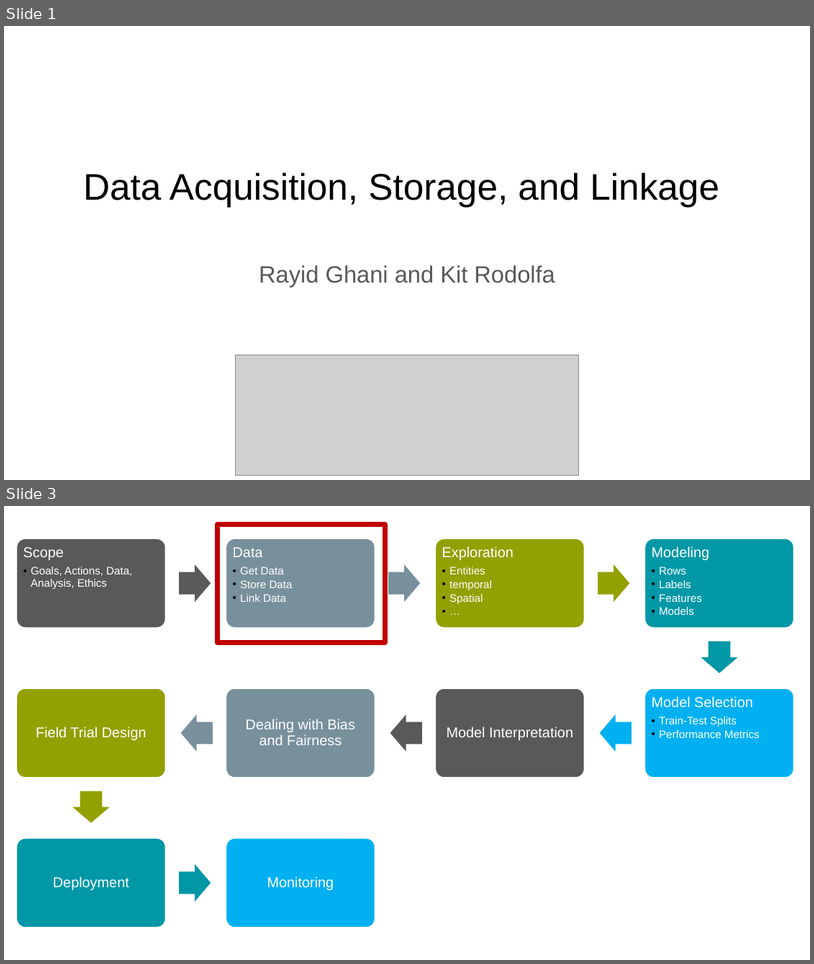
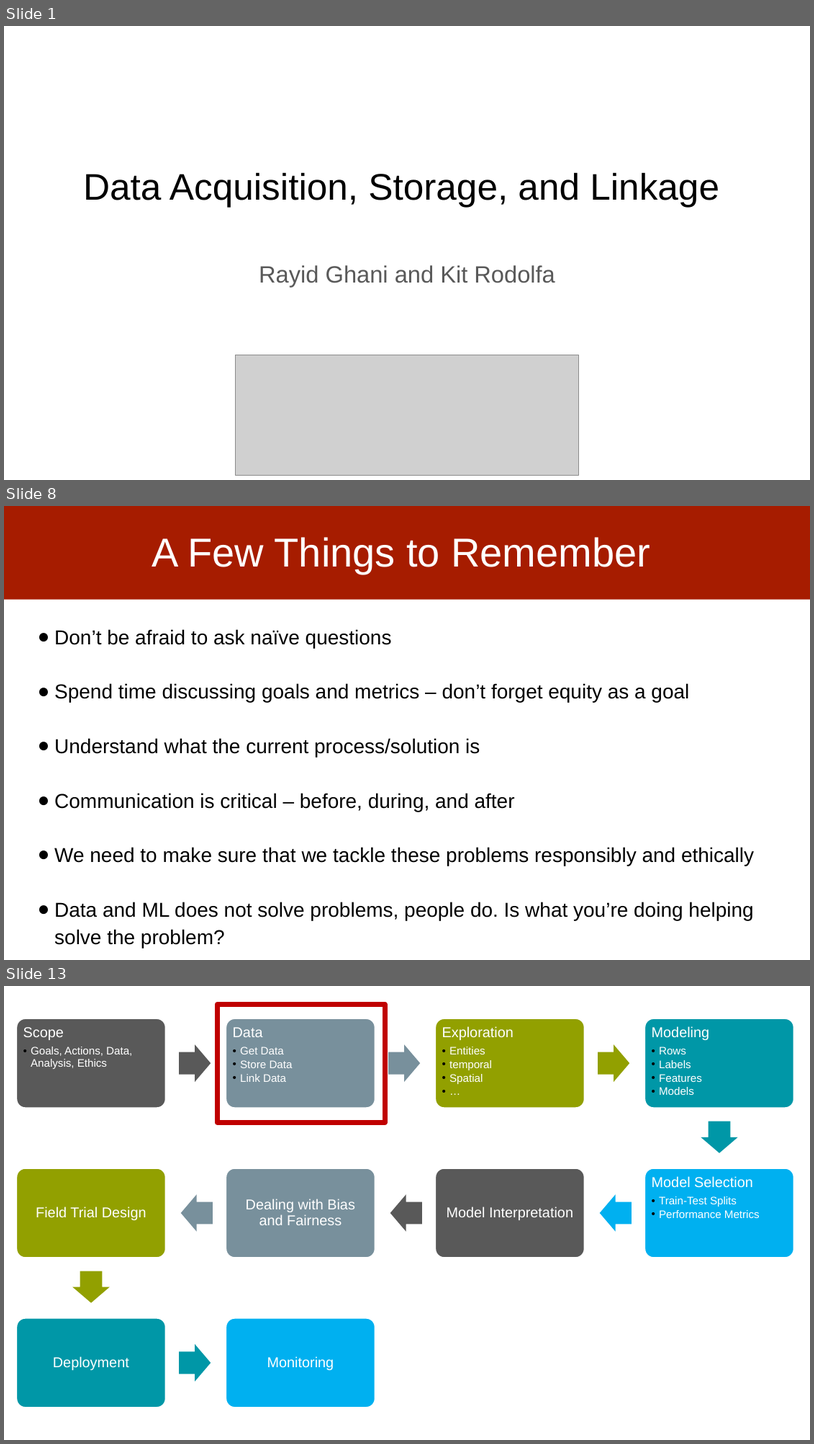
Before and after one commit to dssg/MLinPractice, a slide deck: Lectures/Lecture3-Data.pptx. Shown one above the other, each under a label of ours: slides 1 and 3 before the commit, slides 1, 8 and 13 after it; the slides between them are not shown. The pictures are 814x964 and 814x1444 pixels, drawn with LibreOffice and Linux fonts; fonts in the diff are those of the drawing; grey boxes stand for pictures. Boxes give left, top, right and bottom in pixels: in the first picture for what was removed or moved away, otherwise in the second. Text is boxed around its words. In the diff, an @@ line names an element or a change of style, - is before the commit and + after.

Commit message:
data acquisition slides updates

```diff
--- a/Lectures/Lecture3-Data.pptx
+++ b/Lectures/Lecture3-Data.pptx
@@ slide 8 added at [4, 506, 810, 960], background #FFFFFF @@
@@ rectangle added at [4, 506, 810, 599], fill #A61C00 @@
@@ title added at [152, 537, 651, 574], 48 pt, text #FFFFFF @@
+A Few Things to Remember
@@ text added at [54, 629, 754, 920], 24 pt, text #000000 @@
+● Don’t be afraid to ask naïve questions
+● Spend time discussing goals and metrics – don’t forget equity as a goal
+● Understand what the current process/solution is
+● Communication is critical – before, during, and after
+● We need to make sure that we tackle these problems responsibly and ethically
+● Data and ML does not solve problems, people do. Is what you’re doing helping solve the problem?
@@ what was slide 3 is now slide 13 @@
```
Also in this commit, not shown: 3 slides changed, 9 other slides added.
